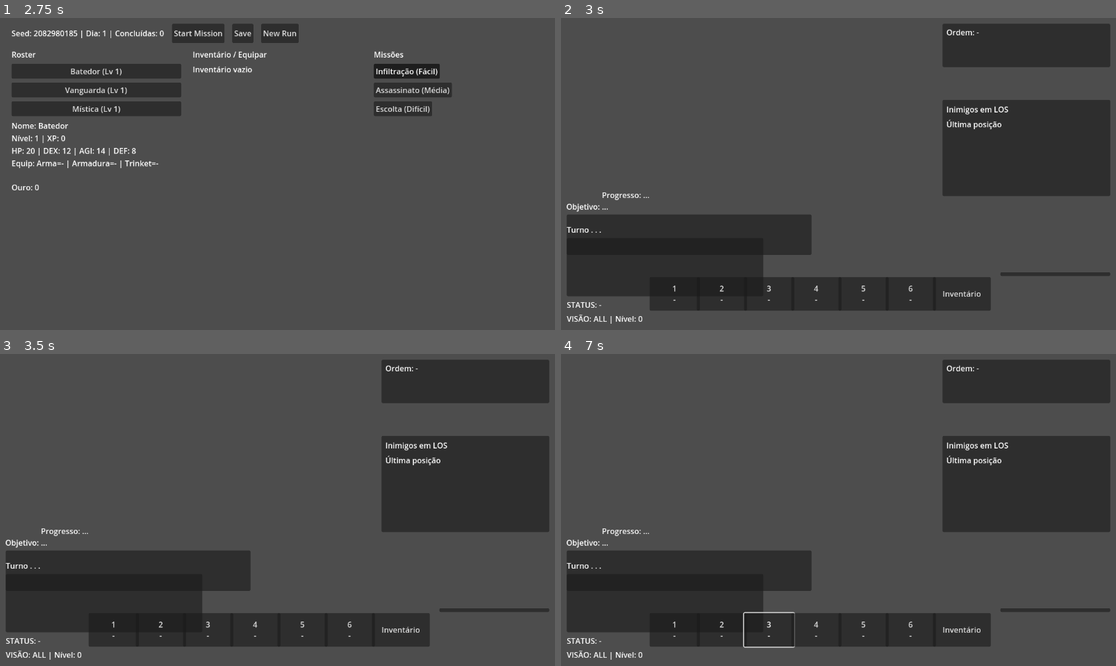
Above: before the commit, frames 1-4 (two rows, left to right).
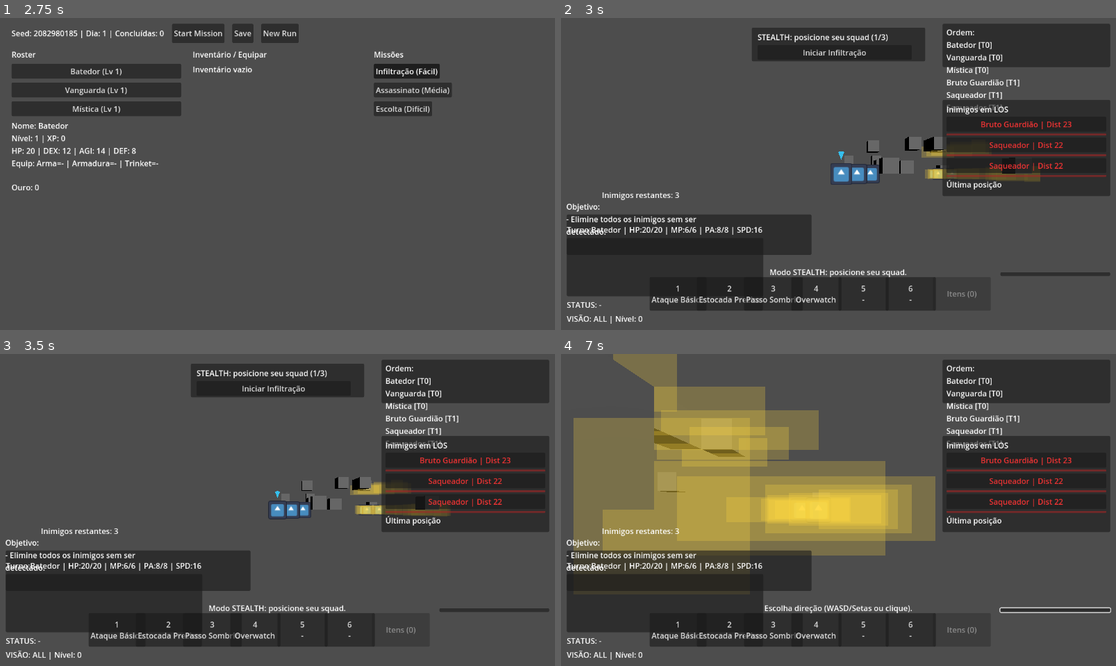
Above: after the commit, the same moments.

Repository: andrecc2507/JOGO
Game: Godot game, scene res://scene/ui/main_menu.tscn
Same seed, same stepped clock (60 frames per second), same inputs: the game is played once before the commit and once after it. The engine's default icon, where the game draws it, is replaced by a stand-in: a white triangle on a blue panel in a dark square.
Inputs (mouse positions are in pixels of both pictures, inside the frame that each line leads up to):
- Up to frame 1 (2.75 s): click "New Game" at 0.5 s; click "Salvar" at 1.25 s; click "DO" at 2 s
- Up to frame 2 (3 s): click "Start Mission" at 2.75 s
- Up to frame 3 (3.5 s): no input
- Up to frame 4 (7 s): click (832, 388) at 3.5 s, where only the run after the commit has a clickable "Iniciar Infiltração"; click (672, 628) at 4.25 s, where only the run before the commit has a clickable "1 -"; click (1027, 460) at 5 s, where only the run after the commit has a clickable "Bruto Guardião | Dist 23"; tap Enter at 5.75, 6.6 s; move the mouse to (960, 494) at 5.77 s; hold Right 5.78-6.53 s; tap Tab at 5.85 s; click (960, 494) at 5.92 s; move the mouse to (727, 525) at 6.52 s; hold Down from 6.53 s (still down)

Frame 1 is identical in both runs. In frame 2, 8.3% of the frame differs, in the area x 1-99%, y 3-92%; in frame 3, 8.0%; in frame 4, 31%, in the area x 1-100%, y 0-95%.
Error before the commit: Cannot call method 'get_first_node_in_group' on a null value. (res://scripts/core/save_manager.gd:65)

Commit message:
Manual fix

Diff:
--- a/scripts/core/save_manager.gd
+++ b/scripts/core/save_manager.gd
@@ -61,5 +61,16 @@
 		return data.get("meta", {})
 	return {}
 
+func _get_scene_tree() -> SceneTree:
+	var tree := get_tree()
+	if tree == null:
+		var loop := Engine.get_main_loop()
+		if loop is SceneTree:
+			tree = loop
+	return tree
+
 func _get_world_state() -> Node:
-	return get_tree().get_first_node_in_group("world_state")
+	var tree := _get_scene_tree()
+	if tree == null:
+		return null
+	return tree.get_first_node_in_group("world_state")
--- a/scripts/integration/tactical_bridge.gd
+++ b/scripts/integration/tactical_bridge.gd
@@ -156,5 +156,16 @@
 		return current
 	return current.get_node_or_null("Tactical") as TacticalController
 
+func _get_scene_tree() -> SceneTree:
+	var tree := get_tree()
+	if tree == null:
+		var loop := Engine.get_main_loop()
+		if loop is SceneTree:
+			tree = loop
+	return tree
+
 func _get_world_state() -> Node:
-	return get_tree().get_first_node_in_group("world_state")
+	var tree := _get_scene_tree()
+	if tree == null:
+		return null
+	return tree.get_first_node_in_group("world_state")
--- a/scripts/tactical/tactical_controller.gd
+++ b/scripts/tactical/tactical_controller.gd
@@ -640,7 +640,15 @@
 	_player_roster_names.clear()
 	_dead_hero_ids.clear()
 	_mission_enemy_total = 0
-	_mission_consumables = config.get("consumables", [])
+	_mission_consumables.clear()
+	var raw_consumables: Array = config.get("consumables", [])
+	for c in raw_consumables:
+		if c == null:
+			continue
+		var s := String(c)
+		if s != "":
+			_mission_consumables.append(s)
+
 	_consumables_used.clear()
 	_item_used_this_turn = false
 
